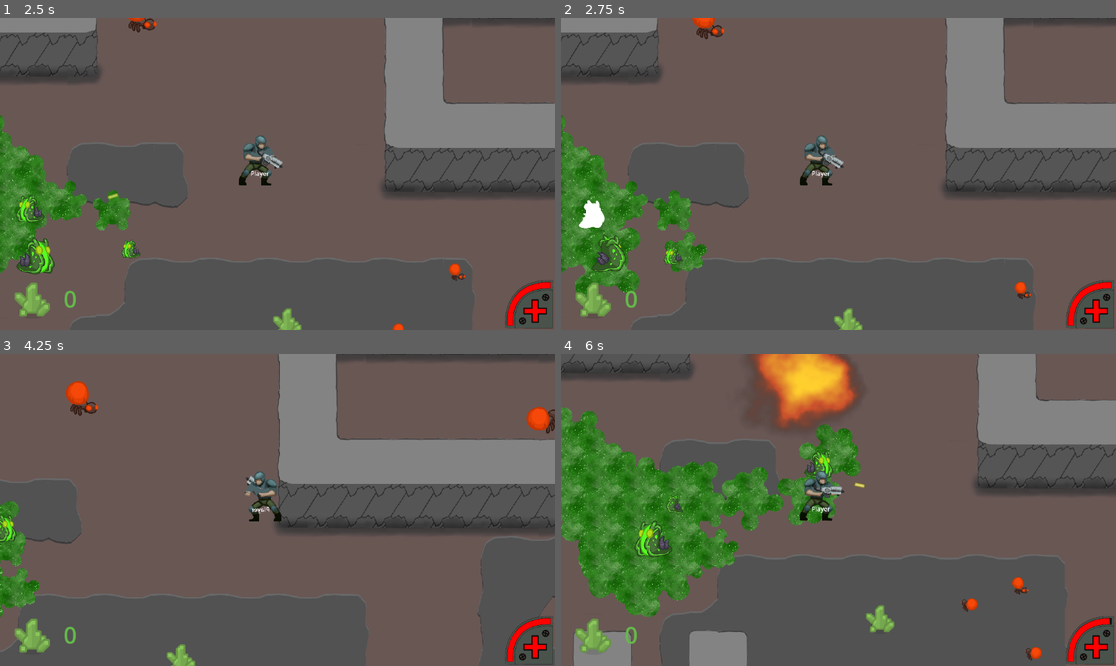
Above: before the commit, frames 1-4 (two rows, left to right).
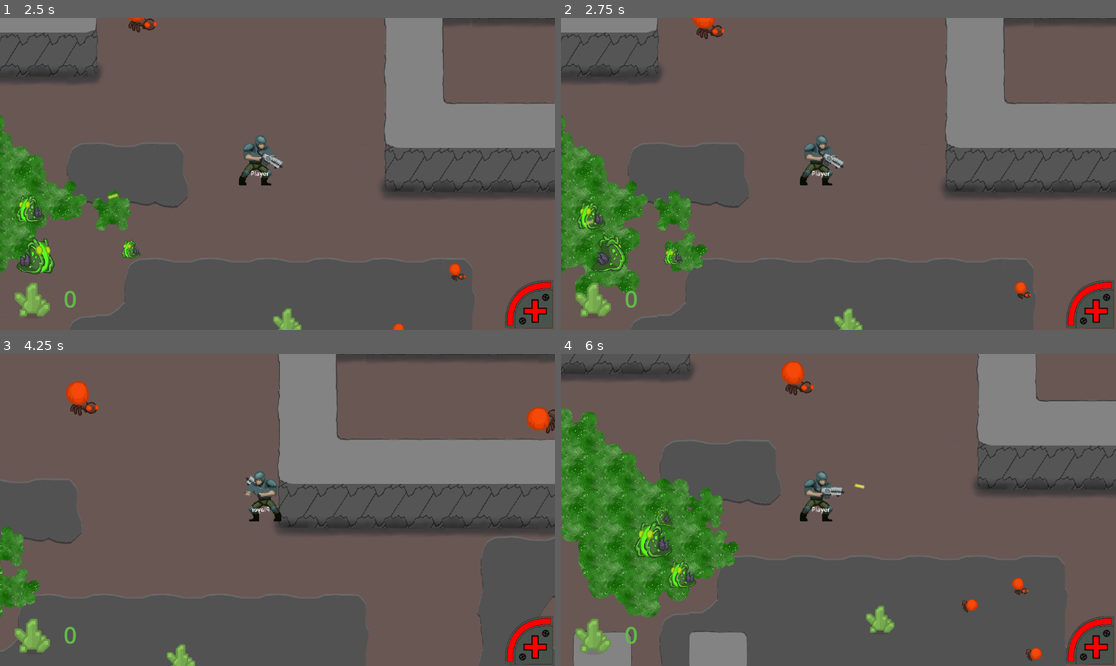
Above: after the commit, the same moments.

Repository: nuzcraft/gdfg-team-4
Game: Godot game, scene res://scenes/title.tscn
The game is run twice, just before and just after one commit, with the same random seed, the same clock (stepped at 60 frames per second) and the same inputs.
Inputs (mouse positions are in pixels of both pictures, inside the frame that each line leads up to):
- Up to frame 1 (2.5 s): click "Play" at 0.5 s; tap Enter at 1.25 s; move the mouse to (399, 158) at 1.27 s; hold D (right) 1.28-2 s; tap Space (primaryAction) at 1.35 s; click (399, 158) at 1.42 s; drag from (166, 189) to (449, 320) at 2.02 s
- Up to frame 2 (2.75 s): no input
- Up to frame 3 (4.25 s): move the mouse to (333, 441) at 2.77 s; hold D (right) 2.78-3.5 s; tap Alt at 2.85 s; drag from (249, 572) to (55, 378) at 3.52 s
- Up to frame 4 (6 s): move the mouse to (1005, 556) at 4.27 s; hold A (left) 4.28-5 s; tap Space (primaryAction) at 4.35 s; drag from (672, 463) to (783, 538) at 5.02 s; move the mouse to (866, 510) at 5.77 s; hold S (down) from 5.78 s (still down); tap Alt at 5.85 s; click (866, 510) at 5.92 s

Frame 1 is identical in both runs. In frame 2, 0.3% of the frame differs, in the area x 2-9%, y 58-68%; in frame 3, 0.4%; in frame 4, 10%, in the area x 0-100%, y 0-99%.

Commit message:
works on beetle weapon

Diff:
--- a/scenes/enemies/enemy.gd
+++ b/scenes/enemies/enemy.gd
@@ -17,9 +17,14 @@
 var target_pos: Vector2
 var home_pos: Vector2
 var rng: RandomNumberGenerator = RandomNumberGenerator.new()
+var can_shoot: bool = true
+
+var weapon: Weapon
+var shot_timer: Timer
 
 enum {
 	IDLE,
+	SHOOTING,
 	PURSUIT,
 	DEAD
 }
@@ -28,6 +33,10 @@
 func _ready() -> void:
 	rng.randomize()
 	animated_sprite_2d.play("default")
+	for child in get_children():
+		if child is Weapon:
+			weapon = child
+			shot_timer = $ShotTimer
 	# scaling
 	scale = Vector2(scaling, scaling)
 	idle_speed += ((1 - scaling) * 2) * idle_speed
@@ -49,10 +58,16 @@
 	if health <= 0:
 		switch_state(DEAD)
 
+
+
 func _process(_delta):
 	match state:
 		PURSUIT:
 			target_pos = target.position
+		SHOOTING:
+			target_pos = target.position
+			#var _target_dir = (target_pos - position).normalized()
+			#weapon.aim_at(_target_dir)
 
 func _physics_process(_delta: float) -> void:
 	if target_pos:
@@ -68,9 +83,15 @@
 			animated_sprite_2d.frame = 0
 		elif direction.y <= -0.25:
 			animated_sprite_2d.frame = 1
+	if state == SHOOTING and can_shoot:
+		var _target_dir = (target_pos - position).normalized()
+		weapon.fire(_target_dir)
+		can_shoot = false
+		shot_timer.start()
 
 	velocity = direction * speed
 	move_and_slide()
+
 
 func _on_attack_area_2d_body_entered(body):
 	if body.name == "Hero":
@@ -91,6 +112,8 @@
 			home_pos = position
 			target_pos = Vector2(rng.randf() * 500, rng.randf() * 500) + home_pos
 			speed = idle_speed
+		SHOOTING:
+			state = SHOOTING
 		PURSUIT:
 			state = PURSUIT
 			speed = pursuit_speed
@@ -103,3 +126,6 @@
 	match state:
 		IDLE:
 			target_pos = Vector2(rng.randf() * 500, rng.randf() * 500) + home_pos
+
+func _on_shot_timer_timeout():
+	can_shoot = true
--- a/scenes/enemies/ice_beetle.gd
+++ b/scenes/enemies/ice_beetle.gd
@@ -1,18 +1,10 @@
 extends Enemy
 class_name IceBeetle
 
-# Called when the node enters the scene tree for the first time.
-func _ready() -> void:
-	super._ready()
+func _on_attack_area_2d_body_entered(body):
+	if body is Hero:
+		switch_state(SHOOTING)
 
-# Called every frame. 'delta' is the elapsed time since the previous frame.
-func _process(delta: float) -> void:
-	super._process(delta)
-
-func _on_ice_timer_timeout() -> void:
-	Globals.place_ice_aoe(position, scaling)
-	$IceTimer.start()
-
-
-func _on_animated_sprite_2d_animation_finished() -> void:
-	pass # Replace with function body.
+func _on_attack_area_2d_body_exited(body):
+	if body is Hero:
+		switch_state(IDLE)
--- a/scenes/enemies/ice_beetle.tscn
+++ b/scenes/enemies/ice_beetle.tscn
@@ -1,15 +1,17 @@
-[gd_scene load_steps=12 format=3 uid="uid://b8l10bql0l7di"]
+[gd_scene load_steps=16 format=3 uid="uid://b8l10bql0l7di"]
 
 [ext_resource type="Script" uid="uid://cm00wcleushpj" path="res://scenes/enemies/ice_beetle.gd" id="1_c1jgf"]
 [ext_resource type="Shader" uid="uid://che53ctbfdnlm" path="res://shaders/flash.gdshader" id="2_d0krm"]
 [ext_resource type="Texture2D" uid="uid://c37ydxqwmx8pn" path="res://assets/ice_beetle/Beetle_Front.png" id="3_tq2wm"]
 [ext_resource type="Texture2D" uid="uid://b3aigvrgy5bal" path="res://assets/ice_beetle/Beetle_back.png" id="4_shxcu"]
+[ext_resource type="Script" uid="uid://n5hl0c088sp6" path="res://scripts/weapon.gd" id="5_tq2wm"]
+[ext_resource type="Texture2D" uid="uid://ngyj0qx70gia" path="res://assets/ice_beetle/Spike.png" id="6_shxcu"]
 
 [sub_resource type="CircleShape2D" id="CircleShape2D_i4746"]
 radius = 50.0
 
 [sub_resource type="CircleShape2D" id="CircleShape2D_o3hu0"]
-radius = 200.212
+radius = 400.0
 
 [sub_resource type="ShaderMaterial" id="ShaderMaterial_gn0v3"]
 resource_local_to_scene = true
@@ -92,8 +94,17 @@
 &"hit": SubResource("Animation_ey3sv")
 }
 
+[sub_resource type="Curve" id="Curve_shxcu"]
+_data = [Vector2(0, 0.5), 0.0, 0.0, 0, 1, Vector2(1, 0.5), 0.0, 0.0, 1, 0]
+point_count = 2
+
+[sub_resource type="RectangleShape2D" id="RectangleShape2D_i4746"]
+size = Vector2(14, 31)
+
 [node name="IceBeetle" type="CharacterBody2D"]
 script = ExtResource("1_c1jgf")
+idle_speed = 50
+pursuit_speed = 100
 metadata/_custom_type_script = "uid://6v47g6hw8ldq"
 
 [node name="CollisionShape2D" type="CollisionShape2D" parent="."]
@@ -126,13 +137,29 @@
 avoidance_layers = 3
 avoidance_mask = 3
 
-[node name="IceTimer" type="Timer" parent="."]
-wait_time = 0.5
-autostart = true
+[node name="ShotTimer" type="Timer" parent="."]
+one_shot = true
+
+[node name="Weapon" type="Node2D" parent="."]
+script = ExtResource("5_tq2wm")
+speed_curve = SubResource("Curve_shxcu")
+metadata/_custom_type_script = "uid://n5hl0c088sp6"
+
+[node name="ProjectileType" type="Node" parent="Weapon"]
+
+[node name="CollisionShape2D" type="CollisionShape2D" parent="Weapon/ProjectileType"]
+position = Vector2(0, -0.5)
+shape = SubResource("RectangleShape2D_i4746")
+
+[node name="Sprite2D" type="Sprite2D" parent="Weapon/ProjectileType"]
+texture = ExtResource("6_shxcu")
+
+[node name="NozzleOffset" type="Marker2D" parent="Weapon"]
+position = Vector2(-17, 31)
 
 [connection signal="body_entered" from="AttackArea2D" to="." method="_on_attack_area_2d_body_entered"]
 [connection signal="body_exited" from="AttackArea2D" to="." method="_on_attack_area_2d_body_exited"]
 [connection signal="animation_finished" from="AnimatedSprite2D" to="." method="_on_animated_sprite_2d_animation_finished"]
 [connection signal="timeout" from="HitTimer" to="." method="_on_hit_timer_timeout"]
 [connection signal="target_reached" from="NavigationAgent2D" to="." method="_on_navigation_agent_2d_target_reached"]
-[connection signal="timeout" from="IceTimer" to="." method="_on_ice_timer_timeout"]
+[connection signal="timeout" from="ShotTimer" to="." method="_on_shot_timer_timeout"]
--- a/scenes/projectile.gd
+++ b/scenes/projectile.gd
@@ -28,6 +28,9 @@
 			$Sprite.modulate = Color(1,1,1,sqrt(ttl/weapon.total_ttl))
 
 func _on_body_entered(body):
+	if body is Enemy:
+		return
+	print(body)
 	if body.has_method("hit"):
 		body.hit(weapon.damage)
 	queue_free()
